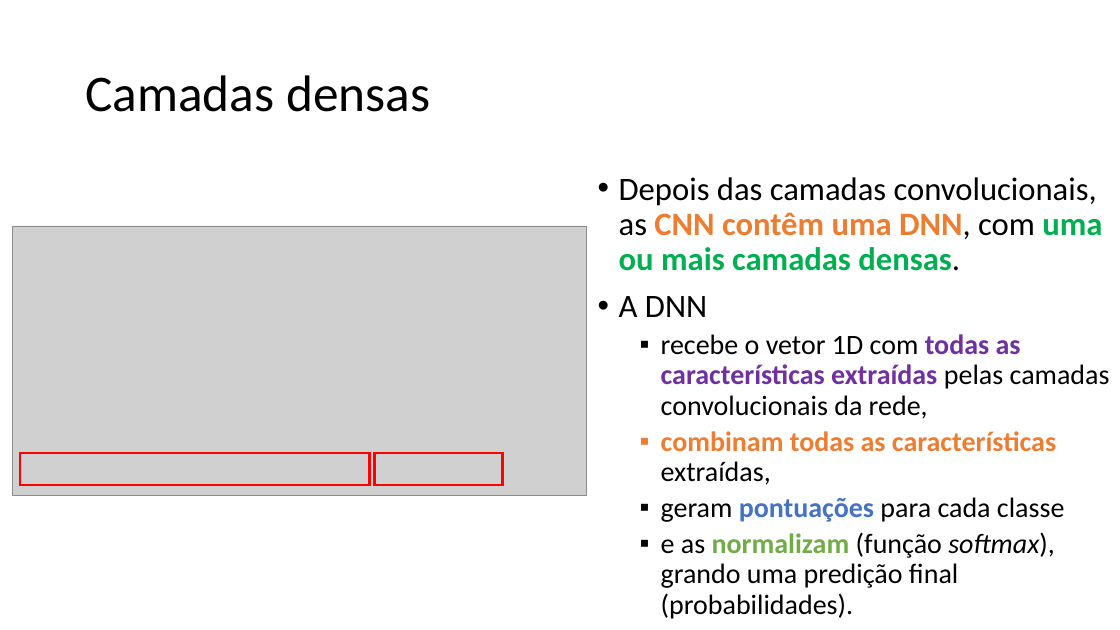
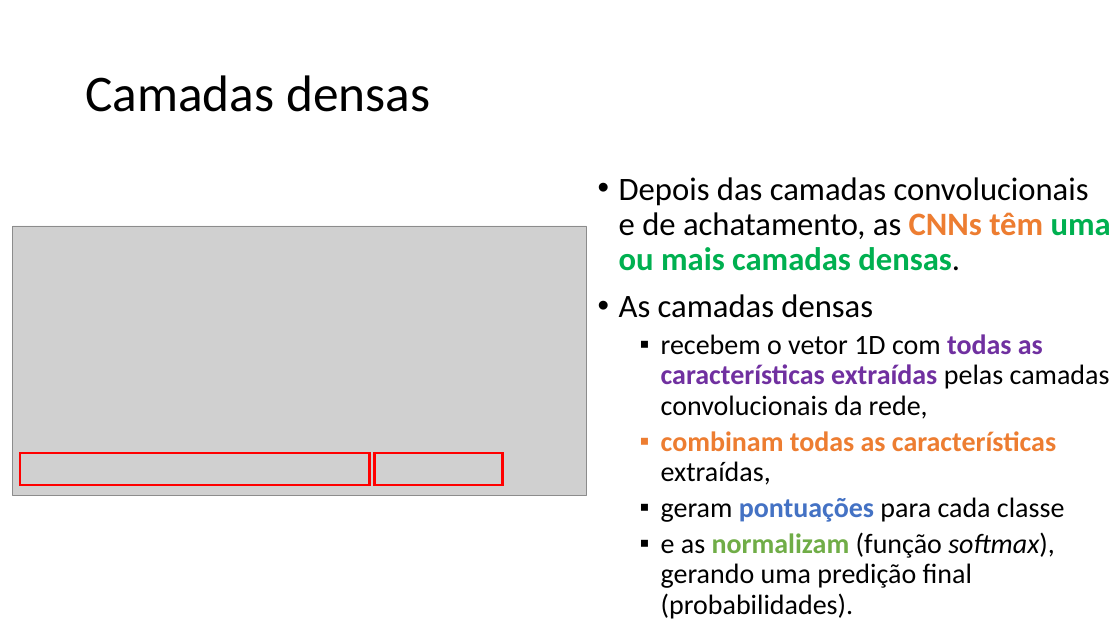
Before and after one commit to zz4fap/c24_inteligencia_artificial, a slide deck: slide 61 of slides/C24_CNN.pptx. Drawn at 1120x630 pixels with LibreOffice and Linux fonts; fonts in the diff are those of the drawing; grey boxes stand for pictures. Boxes give left, top, right and bottom in pixels: in the first picture for what was removed or moved away, otherwise in the second. Text is boxed around its words. In the diff, an @@ line names an element or a change of style, - is before the commit and + after.

```diff
--- a/slides/C24_CNN.pptx
+++ b/slides/C24_CNN.pptx
@@ text at <box>619,177,1111,419</box>: text changed; size 24 to 28 pt @@
-• Depois das camadas convolucionais, as CNN contêm uma DNN, com uma ou mais camadas densas.
-• A DNN
-  ▪ recebe o vetor 1D com todas as características extraídas pelas camadas convolucionais da rede,
+• Depois das camadas convolucionais e de achatamento, as CNNs têm uma ou mais camadas densas.
+• As camadas densas
+  ▪ recebem o vetor 1D com todas as características extraídas pelas camadas convolucionais da rede,
@@ text at <box>661,532,1054,619</box>: text changed @@
-  ▪ e as normalizam (função softmax), grando uma predição final (probabilidades).
+  ▪ e as normalizam (função softmax), gerando uma predição final (probabilidades).
```
Also in this commit, not shown: 15 other slides changed.
